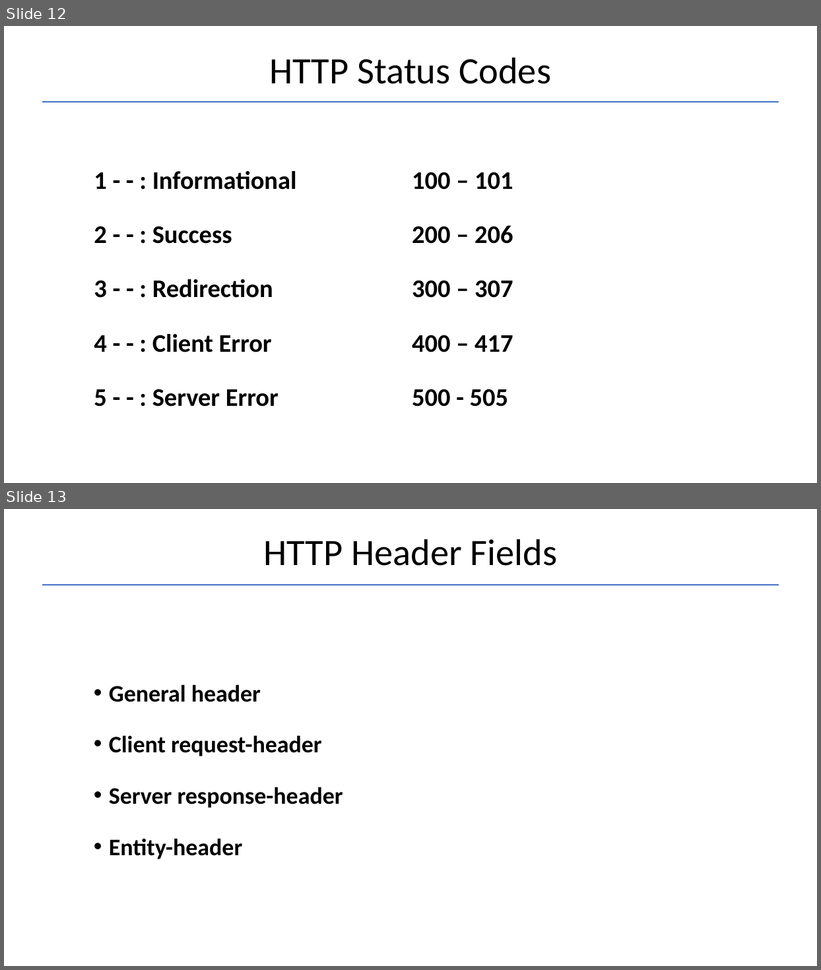
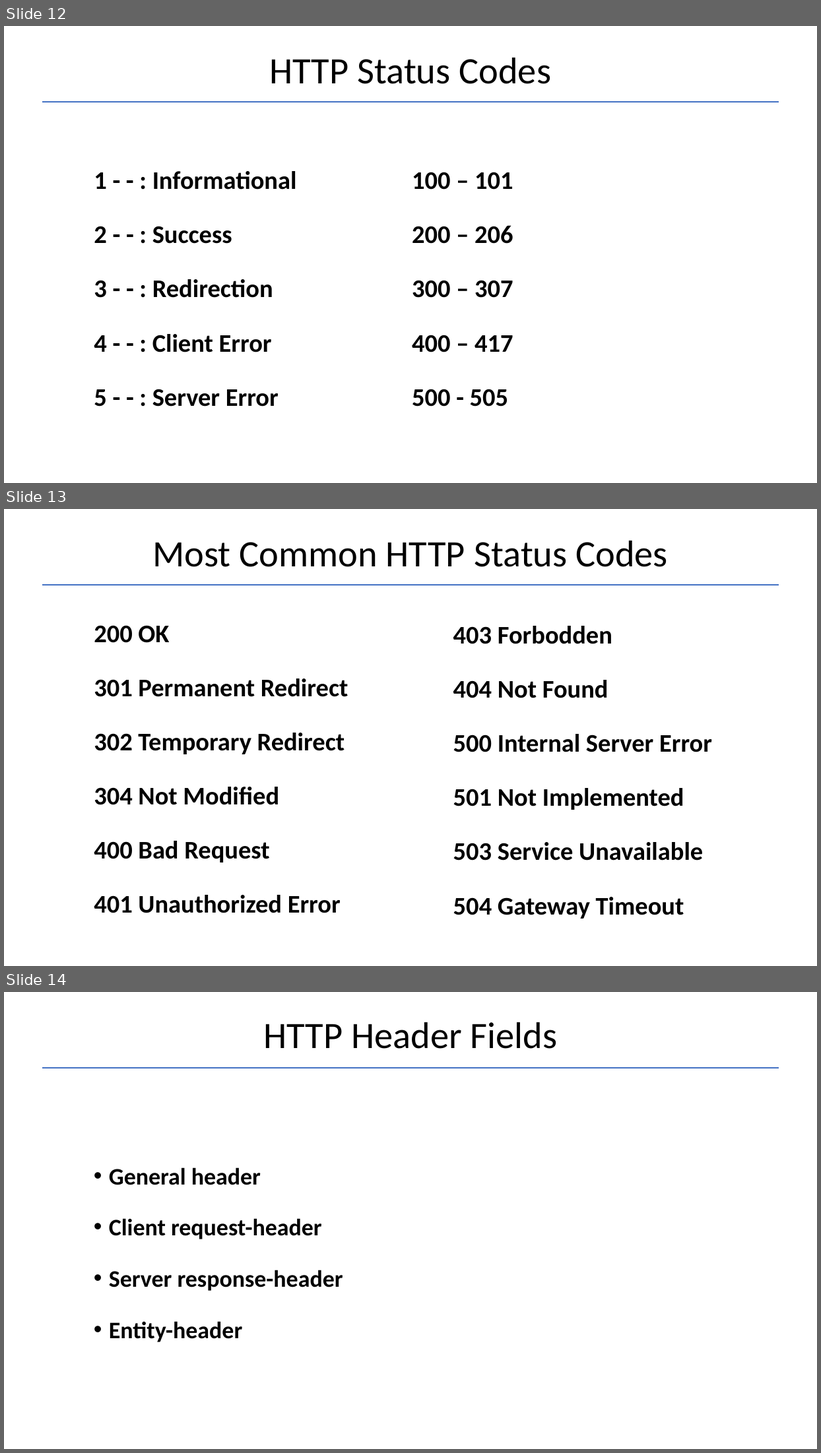
Before and after one commit to Garnik94/Levelup_presentations, a slide deck: Http/Http_presentation.pptx. Shown one above the other, each under a label of ours: slides 12 and 13 before the commit, slides 12, 13 and 14 after it. The pictures are 821x970 and 821x1453 pixels, drawn with LibreOffice and Linux fonts; fonts in the diff are those of the drawing. Boxes give left, top, right and bottom in pixels: in the first picture for what was removed or moved away, otherwise in the second. Text is boxed around its words. In the diff, an @@ line names an element or a change of style, - is before the commit and + after.

```diff
--- a/Http/Http_presentation.pptx
+++ b/Http/Http_presentation.pptx
@@ slide 13 added at <box>4,509,817,966</box>, background #FFFFFF @@
@@ title added at <box>153,540,668,567</box>, 44 pt, text #000000 @@
+Most Common HTTP Status Codes
@@ line added from (42, 586) to (780, 586), #4472C4 1.5 pt @@
@@ text added at <box>94,625,349,914</box>, 30 pt, text #000000, bold @@
+200 OK
+301 Permanent Redirect
+302 Temporary Redirect
+304 Not Modified
+400 Bad Request
+401 Unauthorized Error
@@ text added at <box>453,626,712,919</box>, 30 pt, text #000000, bold @@
+403 Forbodden
+404 Not Found
+500 Internal Server Error
+501 Not Implemented
+503 Service Unavailable
+504 Gateway Timeout
@@ what was slide 13 is now slide 14 @@
```
Also in this commit, not shown: 4 slides changed, 7 other slides added, 1 other file.
